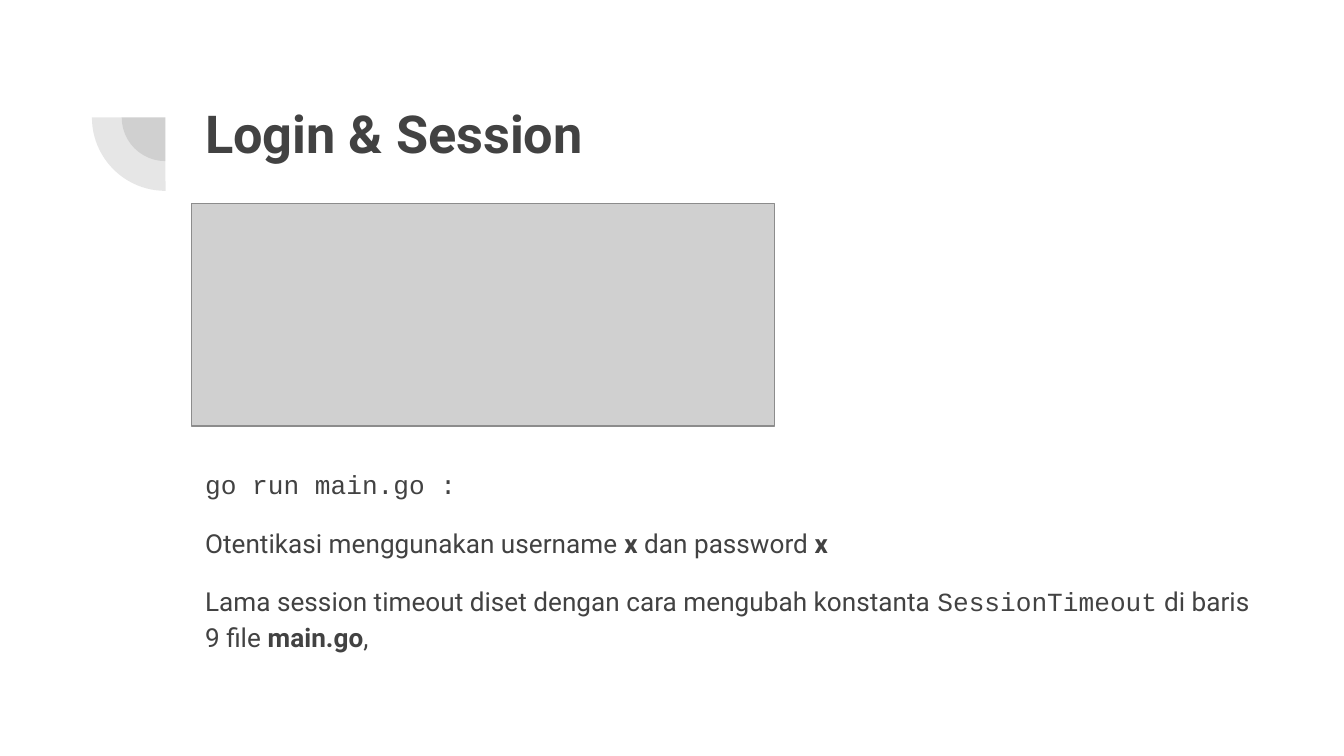
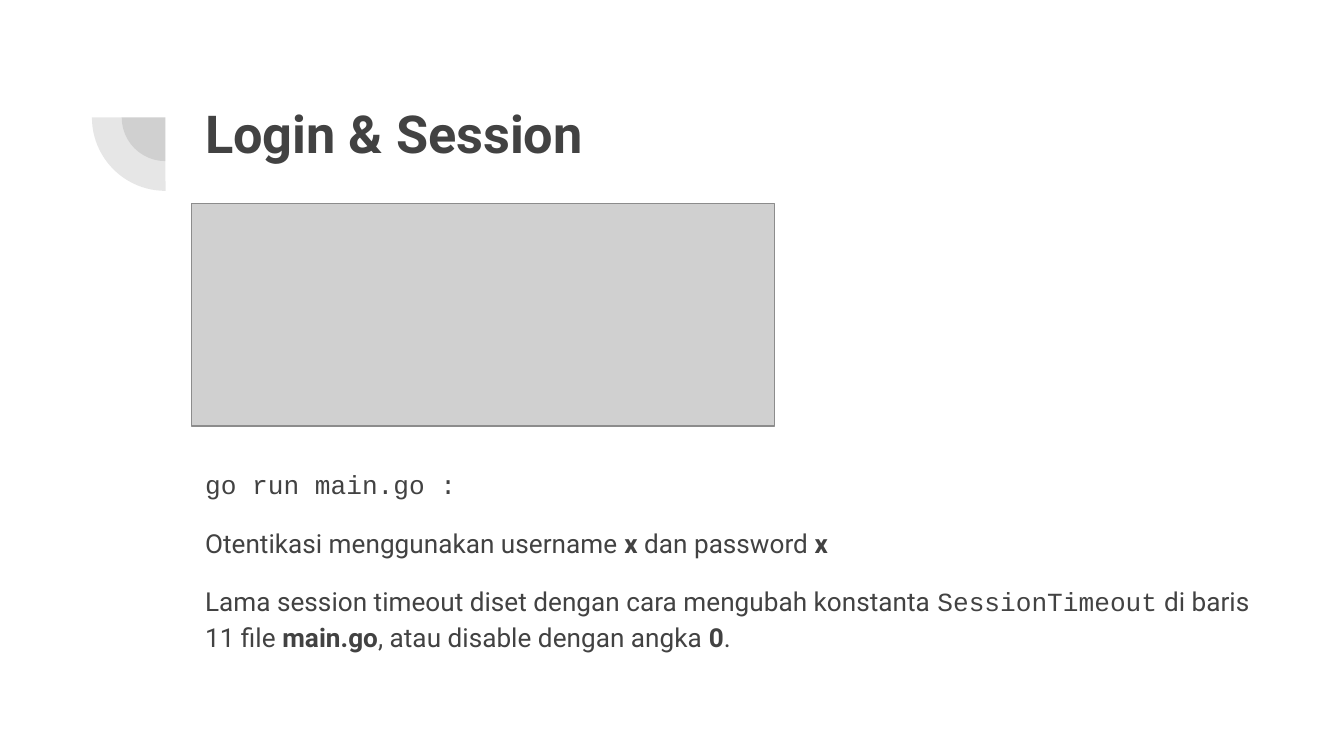
Before and after one commit to paulus-otto-harman/project-app-crud-golang-paul, a slide deck: slide 2 of Project App CRUD Golang Paul.pptx. Drawn at 1344x756 pixels with LibreOffice and Linux fonts; fonts in the diff are those of the drawing; grey boxes stand for pictures. Boxes give left, top, right and bottom in pixels: in the first picture for what was removed or moved away, otherwise in the second. Text is boxed around its words. In the diff, an @@ line names an element or a change of style, - is before the commit and + after.

```diff
--- a/Project App CRUD Golang Paul.pptx
+++ b/Project App CRUD Golang Paul.pptx
@@ text at (x1=205, y1=591, x2=1250, y2=653): text changed @@
-Lama session timeout diset dengan cara mengubah konstanta SessionTimeout di baris 9 file main.go,
+Lama session timeout diset dengan cara mengubah konstanta SessionTimeout di baris 11 file main.go, atau disable dengan angka 0.
```
Also in this commit, not shown: 1 other slide changed, 7 slides added, 2 other files.
